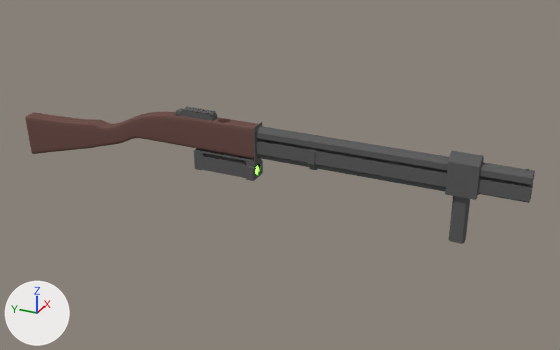
What one commit did to the Blender file Blender/Weapons/Pumppis.blend.
Before and after are seen from a camera (50 mm lens) standing at (-8.75, -5.26, 3.94) and looking at (0.1, -1.28, -0.48). Lighting does not change. The marker at lower left points along +X, +Y and +Z.

Names of what the first picture shows: 'Barrel', 'Barrel_Ring', 'Body', 'Foregrip', 'Rail', 'Shell_Injection'.
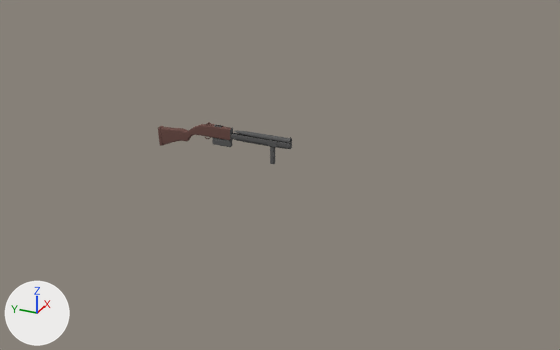
ob_boolean_shard_hole is not drawn itself; it is used by a modifier of ob_body, ob_barrel.
ob_boolean_shard_unused is not drawn itself; it is used by a modifier of ob_shell_injection, ob_barrel_ring.

Boxes (x1, y1, x2, y2) around the edits, measured in the pictures (560 x 350 px):
'Barrel', deleted: before (254, 122, 535, 203)
'Body', reshaped, moved (42% narrower, 43% shorter): before (25, 111, 258, 159); after (158, 122, 292, 149)
'Foregrip', reshaped, moved (95% narrower, 72% shorter): before (259, 151, 484, 244); after (268, 139, 278, 164)
'Shell_Injection', deleted: before (194, 148, 263, 181)
'Rail', deleted: before (175, 106, 217, 121)
'Barrel_Ring', deleted: before (307, 147, 317, 170)
'Shard_Unused', no longer drawn: before (255, 165, 260, 174)
part 2 of me_cube_003, deleted: before (259, 151, 484, 244)
part 3 of me_cube_003, added: after (268, 139, 278, 164)

The change, as a diff of the scene's bpy script:
```diff
--- a/Blender/Weapons/Pumppis.blend.py
+++ b/Blender/Weapons/Pumppis.blend.py
@@ me_cube_001 @@
-me_cube_001.from_pydata(...)  # 66 vertices, 51 faces; spans x 0.0..0.12, y -1.0..2.93, z -0.82..0.23
+me_cube_001.from_pydata(...)  # 520 vertices, 426 faces; spans x -0.03..0.05, y -1.18..0.86, z -0.35..0.12
+# me_cube_001 part 1: 66 vertices removed from x 0.0..0.12, y -1.0..2.93, z -0.82..0.23; 520 vertices added at x -0.03..0.05, y -1.18..0.86, z -0.35..0.12
 me_cube_001.materials.append(mat_wood)
+me_cube_001.materials.append(mat_metal)  # dark grey #616161
@@ me_cube_003 @@
-me_cube_003.from_pydata(...)  # 38 vertices, 26 faces; spans x 0.0..0.12, y -3.81..-0.76, z -0.87..0.3
+me_cube_003.from_pydata(...)  # 38 vertices, 31 faces; spans x 0.0..0.04, y -0.08..0.05, z -0.32..0.02
+# me_cube_003 part 2: the whole mesh is rebuilt
+# me_cube_003 part 3
+# 20 vertices are added at x 0.0..0.04, y -0.08..0.03, z -0.32..0.02
+# 11 new vertices lie (0.0, 0.05, 0.0) away from vertices in x 0.0..0.03, y -0.02, z -0.32..0.01
+# 7 new vertices lie (0.0, 0.13, 0.0) away from vertices in x 0.0..0.04, y -0.08, z -0.07..0.02
+# 31 new faces join them
 me_cube_003.materials.append(mat_metal)
@@ ob_body @@
 ob_body = bpy.data.objects.new('Body', me_cube_001)
-ob_body.location = (0.0, 0.0, 0.0)
+ob_body.location = (0.0, -0.305, 0.043)
 _m = ob_body.modifiers.new('Mirror', 'MIRROR')
@@ ob_body @@
 _m = ob_body.modifiers.new('Boolean', 'BOOLEAN')
-_m.object = ob_boolean_shard_hole
 _m.solver = 'FLOAT'
@@ ob_foregrip @@
 ob_foregrip = bpy.data.objects.new('Foregrip', me_cube_003)
-ob_foregrip.location = (0.0, -0.161, 0.0)
+ob_foregrip.location = (0.0, -1.227, 0.043)
 _m = ob_foregrip.modifiers.new('Mirror', 'MIRROR')
@@ ob_rail @@
-ob_rail = bpy.data.objects.new('Rail', me_cube_004)
@@ ob_barrel @@
-ob_barrel = bpy.data.objects.new('Barrel', me_cube_010)
@@ ob_shard_unused @@
 ob_shard_unused = bpy.data.objects.new('Shard_Unused', me_cube_011)
-ob_shard_unused.parent = ob_shell_injection
 ob_shard_unused.matrix_parent_inverse = Matrix(((1.0, 0.0, 0.0, 0.0), (0.0, 1.0, 0.0, 0.161), (0.0, 0.0, 1.0, 0.331), (0.0, 0.0, 0.0, 1.0)))
@@ ob_shell_injection @@
-ob_shell_injection = bpy.data.objects.new('Shell_Injection', me_cube_008)
@@ ob_barrel_ring @@
-ob_barrel_ring = bpy.data.objects.new('Barrel_Ring', me_cube_000)
@@ ob_boolean_shard_hole @@
-ob_boolean_shard_hole = bpy.data.objects.new('Boolean_Shard_Hole', me_cube_006)
@@ ob_boolean_shard_unused @@
-ob_boolean_shard_unused = bpy.data.objects.new('Boolean_Shard_Unused', me_cube_011)
```
